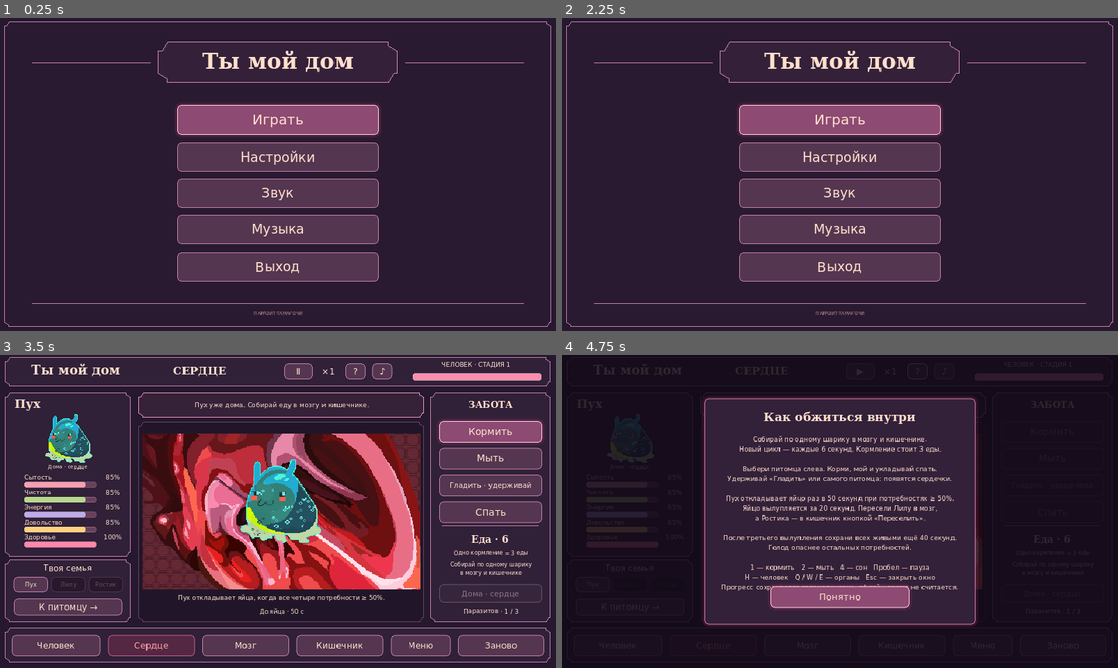
Above: before the commit, frames 1-4 (two rows, left to right).
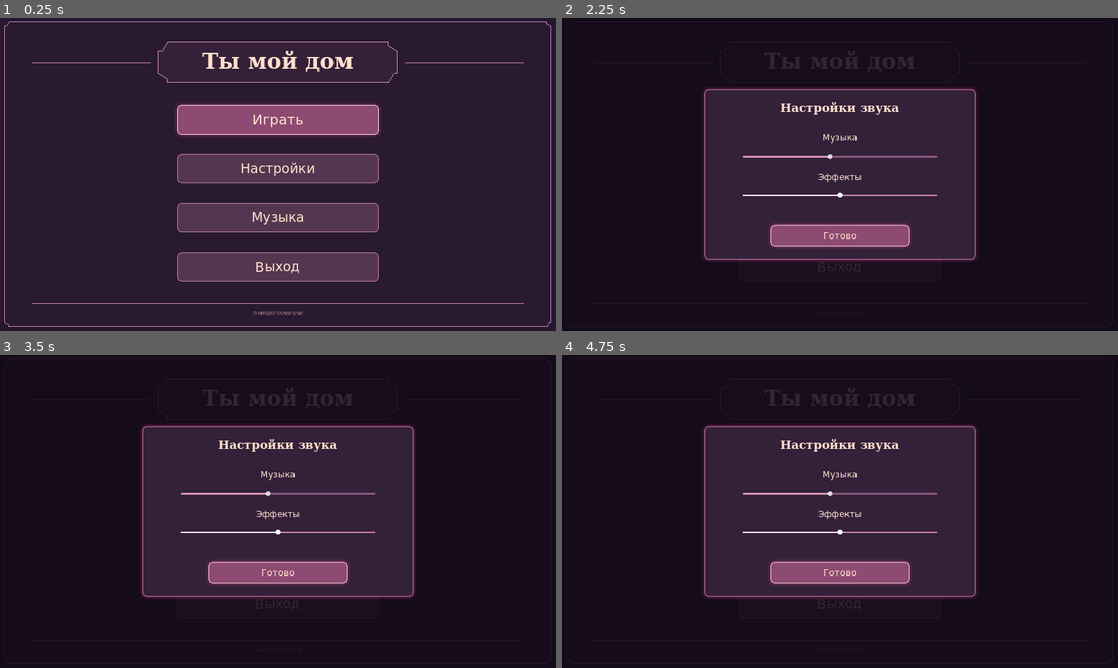
Above: after the commit, the same moments.

Repository: wgy2y84nh6-del/-
Game: Godot game, scene res://scenes/Main.tscn
The game is run twice, just before and just after one commit, with the same random seed, the same clock (stepped at 60 frames per second) and the same inputs.
Inputs (mouse positions are in pixels of both pictures, inside the frame that each line leads up to):
- Up to frame 1 (0.25 s): no input
- Up to frame 2 (2.25 s): click "Настройки" at 0.5 s; click (840, 193) at 1.25 s, where only the run before the commit has a clickable "Звук"; click "Музыка" at 2 s
- Up to frame 3 (3.5 s): click "Играть" at 2.75 s
- Up to frame 4 (4.75 s): click (917, 370) at 3.5 s, where only the run before the commit has a clickable "?"; click (945, 370) at 4.25 s, where only the run before the commit has a clickable "♪"

The runs differ from the first frame. In frame 1, 7.8% of the frame differs, in the area x 31-69%, y 39-73%; in frame 2, 24%; in frame 3, 81%, in the area x 0-99%, y 0-99%; in frame 4, 17%.

Commit message:
Apply targeted UI removals and modest food/hunger rebalance
Remove the Sound menu item and Wash action, and center the Pet label.
Keep the existing art, scene geometry, animation and 50/20/40 timers.
Food cycles now last 7 seconds; hunger drains at 0.56 points per second.
Floor cleanliness at 50 to prevent a soft lock after removing washing.

Validate 45 model checks, 23 scene/UI checks, 31 full browser checks
and 18 touch/audio/save checks, plus clean source ZIP import/startup.
Refresh the full Godot ZIP, Web ZIP, standalone HTML and checksums.

Diff:
--- a/downloads/SHA256.json
+++ b/downloads/SHA256.json
@@ -1,14 +1,14 @@
 {
   "You-Are-My-Home-Godot.zip": {
-    "bytes": 2880205,
-    "sha256": "a7a25145f113db5473c05ba4dcb99b6147bb6769c722468aa6c43780aa68033a"
+    "bytes": 2895292,
+    "sha256": "857e0dd846d88f0b4366a239964de7dc3142be35140e3f61cd120e4e28d046ed"
   },
   "You-Are-My-Home-Web.zip": {
-    "bytes": 10900540,
-    "sha256": "8274363e696936a2345333cc06661ae18636b4d32a5ed97ccb2025d7459f8e25"
+    "bytes": 10901656,
+    "sha256": "8c14584a03d23ddfdc2eb2b1848b507de5a79ae885de4298e3652e21f397f697"
   },
   "You-Are-My-Home.html": {
-    "bytes": 14714144,
-    "sha256": "44c16e92341738c8da1c906e899d2453f5e0f6a87a889c6f7966eefec2f32acd"
+    "bytes": 14713672,
+    "sha256": "7128b917652c03fbc961c6ef8c145d78a8512a4496f038928509039853178604"
   }
 }
--- a/scripts/game_state.gd
+++ b/scripts/game_state.gd
@@ -7,7 +7,9 @@
 const EGG_INTERVAL := 50.0
 const HATCH_TIME := 20.0
 const FINAL_TIME := 40.0
-const FOOD_CYCLE := 6.0
+const FOOD_CYCLE := 7.0
+const HUNGER_DRAIN := 0.56
+const CLEAN_FLOOR := 50.0 # No wash action: cleanliness cannot block reproduction.
 const MAX_PARASITES := 3
 const SAVE_VERSION := 1
 
@@ -59,8 +61,8 @@
 		if not p.alive:
 			continue
 		p.age += dt
-		p.hunger = maxf(0, p.hunger - 0.5 * pressure * dt)
-		p.clean = maxf(0, p.clean - 0.15 * pressure * dt)
+		p.hunger = maxf(0, p.hunger - HUNGER_DRAIN * pressure * dt)
+		p.clean = maxf(CLEAN_FLOOR, p.clean - 0.15 * pressure * dt)
 		p.joy = maxf(0, p.joy - 0.20 * pressure * dt)
 		if p.sleeping:
 			p.energy = minf(100, p.energy + 8.0 * dt)
@@ -138,14 +140,6 @@
 	event.emit("feed")
 	return true
 
-func wash() -> bool:
-	if not can_care():
-		return false
-	pets[selected].clean = minf(100, pets[selected].clean + 45)
-	notice = "%s снова чист." % pets[selected].name
-	event.emit("wash")
-	return true
-
 func sleep_toggle() -> bool:
 	if not can_care():
 		return false
--- a/scripts/main.gd
+++ b/scripts/main.gd
@@ -112,7 +112,6 @@
 		if mode == "game" and not is_instance_valid(overlay):
 			match event.keycode:
 				KEY_1: state.feed()
-				KEY_2: state.wash()
 				KEY_4: state.sleep_toggle()
 				KEY_SPACE: toggle_pause()
 				KEY_H: navigate("human")
@@ -272,9 +271,8 @@
 	text_node("Ты мой дом", Rect2(456, 66, 688, 116), 63, true, true)
 	var have_save := not read_saved_text().is_empty()
 	button("play", "Продолжить" if have_save else "Играть", Rect2(510, 250, 580, 86), start_or_resume, true, null, 40)
-	button("settings", "Настройки", Rect2(510, 358, 580, 84), show_settings, false, null, 38)
-	button("sound", "Звук", Rect2(510, 462, 580, 84), show_settings, false, null, 38)
-	button("music", "Музыка", Rect2(510, 566, 580, 84), show_settings, false, null, 38)
+	button("settings", "Настройки", Rect2(510, 391, 580, 84), show_settings, false, null, 38)
+	button("music", "Музыка", Rect2(510, 532, 580, 84), show_settings, false, null, 38)
 	button("exit", "Выход", Rect2(510, 674, 580, 84), show_exit, false, null, 38)
 	text_node("ПАРАЗИТ-ТАМАГОЧИ", Rect2(510, 837, 580, 24), 13).modulate = MUTED
 
@@ -360,8 +358,7 @@
 	labels["timers"] = text_node("", Rect2(416, 725, 788, 27), 17)
 	text_node("ЗАБОТА", Rect2(1260, 122, 304, 45), 26, true, true)
 	button("feed", "Кормить", Rect2(1264, 190, 296, 62), func(): state.feed(), true, null, 28)
-	button("wash", "Мыть", Rect2(1264, 267, 296, 62), func(): state.wash(), false, null, 28)
-	var pet_button := button("pet", "Гладить · удерживай", Rect2(1264, 344, 296, 62), func(): pass, false, null, 21)
+	var pet_button := button("pet", "Гладить", Rect2(1264, 305, 296, 62), func(): pass, false, null, 21)
 	pet_button.button_down.connect(func():
 		audio.unlock()
 		state.start_petting())
@@ -410,7 +407,6 @@
 	buttons["sleep"].text = "Разбудить" if p.sleeping else "Спать"
 	buttons["pause"].text = "▶" if state.paused else "Ⅱ"
 	buttons["feed"].disabled = state.paused or not state.result.is_empty()
-	buttons["wash"].disabled = state.paused or not state.result.is_empty()
 	buttons["pet"].disabled = state.paused or not state.result.is_empty()
 	buttons["sleep"].disabled = state.paused or not state.result.is_empty()
 	buttons["move"].disabled = state.paused or p.id == 1 or p.organ != "heart" or not state.result.is_empty()
@@ -423,7 +419,7 @@
 	if state.view == "human":
 		labels["caption"].text = "Один организм. %d маленьких жильца." % state.pets.size()
 	elif state.view in ["brain", "gut"]:
-		labels["caption"].text = "Нажми на шарик: +1 еда" if state.available_food[state.view] else "Шарик собран · новый через %d с" % ceili(6.0 - state.food_clock)
+		labels["caption"].text = "Нажми на шарик: +1 еда" if state.available_food[state.view] else "Шарик собран · новый через %d с" % ceili(ParasiteGame.FOOD_CYCLE - state.food_clock)
 	else:
 		labels["caption"].text = "Пух откладывает яйца, когда все четыре потребности ≥ 50%."
 	var timers := ""
@@ -510,7 +506,7 @@
 
 func show_help() -> void:
 	var ui := make_overlay("Как обжиться внутри", 650)
-	var instructions := "Собирай по одному шарику в мозгу и кишечнике.\nНовый цикл — каждые 6 секунд. Кормление стоит 3 еды.\n\nВыбери питомца слева. Корми, мой и укладывай спать.\nУдерживай «Гладить» или самого питомца: появятся сердечки.\n\nПух откладывает яйцо раз в 50 секунд при потребностях ≥ 50%.\nЯйцо вылупляется за 20 секунд. Пересели Лилу в мозг,\nа Ростика — в кишечник кнопкой «Переселить».\n\nПосле третьего вылупления сохрани всех живыми ещё 40 секунд.\nГолод опаснее остальных потребностей.\n\n1 — кормить   2 — мыть   4 — сон   Пробел — пауза\nH — челов …(109 unchanged characters)…
+	var instructions := "Собирай по одному шарику в мозгу и кишечнике.\nНовый цикл — каждые 7 секунд. Кормление стоит 3 еды.\n\nВыбери питомца слева. Корми, гладь и укладывай спать.\nУдерживай «Гладить» или самого питомца: появятся сердечки.\n\nПух откладывает яйцо раз в 50 секунд при потребностях ≥ 50%.\nЯйцо вылупляется за 20 секунд. Пересели Лилу в мозг,\nа Ростика — в кишечник кнопкой «Переселить».\n\nПосле третьего вылупления сохрани всех живыми ещё 40 секунд.\nГолод опаснее остальных потребностей.\n\n1 — кормить   4 — сон   Пробел — пауза\nH — челов …(109 unchanged characters)…
 	text_node(instructions, Rect2(435, 230, 730, 390), 19, true, false, ui)
 	button("help_back", "Понятно", Rect2(600, 665, 400, 62), close_overlay, true, ui, 27)
 
--- a/tests/test_game.gd
+++ b/tests/test_game.gd
@@ -27,20 +27,28 @@
 	for i in range(500):
 		s.set_view(["human", "heart", "brain", "gut"][i % 4])
 	check(not s.available_food.brain and s.available_food.gut and s.food == food + 1 and s.elapsed == 0, "500 navigations preserve inventory, slots and clocks")
-	s.tick(5.9)
+	s.tick(6.9)
 	check(not s.available_food.brain, "no early respawn")
 	s.tick(0.1)
-	check(s.available_food.brain, "respawn at next six-second cycle")
-	s.tick(18)
+	check(s.available_food.brain, "respawn at next seven-second cycle")
+	s.tick(21)
 	check(s.collect("gut") and not s.collect("gut"), "missed cycles do not stack food")
 	food = s.food
 	s.pets[0].hunger = 20
 	check(s.feed() and s.food == food - 3 and s.pets[0].hunger == 62, "feeding costs three and restores hunger")
 	s.food = 2
 	check(not s.feed() and s.food == 2, "insufficient food cannot be consumed")
-	s.pets[0].clean = 10
-	s.wash()
-	check(s.pets[0].clean == 55 and s.pets[0].hunger == 62, "wash changes cleanliness independently")
+	var clean_test = Model.new()
+	clean_test.pets[0].clean = 50.01
+	clean_test.tick(1)
+	check(clean_test.pets[0].clean == 50, "cleanliness stops at 50 percent without a wash action")
+	clean_test.pets[0].clean = 10
+	clean_test.tick(0.1)
+	check(clean_test.pets[0].clean == 50, "old low-cleanliness saves cannot soft-lock reproduction")
+	var drain_test = Model.new()
+	drain_test.tick(1)
+	check(absf(drain_test.pets[0].hunger - 84.44) < 0.0001, "base hunger drain is 0.56 points per second")
+	check(absf(drain_test.pets[0].clean - 84.85) < 0.0001 and absf(drain_test.pets[0].energy - 84.76) < 0.0001 and absf(drain_test.pets[0].joy - 84.8) < 0.0001, "other need decay rates remain unchanged")
 	s.set_view("heart")
 	s.pets[0].joy = 25
 	s.start_petting()
@@ -59,7 +67,7 @@
 	s.paused = true
 	s.tick(90)
 	check(s.export_state() == before, "pause freezes all simulation clocks and needs")
-	check(not s.feed() and not s.wash() and not s.collect("brain"), "pause blocks gameplay mutation")
+	check(not s.feed() and not s.collect("brain"), "pause blocks gameplay mutation")
 	s.paused = false
 	var restored = Model.new()
 	check(restored.import_state(before) and restored.export_state() == before, "save roundtrip restores complete simulation")
@@ -132,8 +140,6 @@
 		s.select_pet(i)
 		if s.pets[i].hunger < 65 and s.food >= 3:
 			s.feed()
-		if s.pets[i].clean < 65:
-			s.wash()
 		if s.pets[i].energy < 65 and not s.pets[i].sleeping:
 			s.sleep_toggle()
 		if s.pets[i].energy > 95 and s.pets[i].sleeping:
--- a/tests/test_ui.gd
+++ b/tests/test_ui.gd
@@ -21,15 +21,19 @@
 	check(main.mode == "menu", "F5 main scene opens the menu")
 	check(main.buttons.play.alignment == HORIZONTAL_ALIGNMENT_CENTER, "Play button uses genuine horizontal centering")
 	check(main.buttons.play.size == Vector2(580, 86), "menu button follows reference rectangle")
+	check(not main.buttons.has("sound") and main.buttons.has("music"), "menu removes Sound and preserves Music")
+	check(main.buttons.settings.position.y == 391 and main.buttons.music.position.y == 532, "remaining menu buttons are evenly spaced")
 	main.start_or_resume()
 	await process_frame
 	check(main.world.size == Vector2(800, 450), "organ image has unchanged 16:9 aspect")
 	check(main.world.position == Vector2(410, 225), "world position is independent of text alignment")
 	check(main.labels.view.horizontal_alignment == HORIZONTAL_ALIGNMENT_CENTER and main.labels.view.vertical_alignment == VERTICAL_ALIGNMENT_CENTER, "organ heading is centered in both dimensions")
 	var centered := true
-	for key in ["feed", "wash", "pet", "sleep", "human", "heart", "brain", "gut", "restart"]:
+	for key in ["feed", "pet", "sleep", "human", "heart", "brain", "gut", "restart"]:
 		centered = centered and main.buttons[key].alignment == HORIZONTAL_ALIGNMENT_CENTER
 	check(centered, "all game-action and navigation button texts are centered")
+	check(not main.buttons.has("wash") and main.buttons.pet.text == "Гладить", "care removes Wash and pet label contains only Гладить")
+	check(main.buttons.pet.position == Vector2(1264, 305) and main.buttons.sleep.position == Vector2(1264, 421), "care buttons reflow without moving sleep or other panels")
 	for i in range(3):
 		main.state.pets[0].age = i * 0.55
 		main.refresh()
--- /dev/null
+++ b/verification/update-browser-full.json
@@ -0,0 +1,232 @@
+{
+  "checks": [
+    "WASM loads and main menu renders",
+    "game starts with one resident in heart",
+    "awake animation alternates two frames in browser",
+    "food disappears and adds exactly +1 in brain",
+    "repeated click cannot collect same food",
+    "unclicked gut food survives navigation",
+    "gut food also adds exactly +1",
+    "feed button costs three and restores hunger",
+    "holding pet button shows exactly three hearts",
+    "release immediately removes hearts",
+    "direct resident press starts petting",
+    "release outside resident also stops hearts",
+    "sleep button restores energy and alternates sleep frames",
+    "sleep continues on human screen",
+    "resident can be awakened from another screen",
+    "pause freezes game timers",
+    "24 repeated navigations keep simulation active and resident anchored",
+    "touch navigation opens brain",
+    "touch collects food exactly once",
+    "resize preserves running state",
+    "resident 2 relocates manually to correct organ",
+    "resident 2 occupies reference anchor after relocation",
+    "resident 3 relocates manually to correct organ",
+    "resident 3 occupies reference anchor after relocation",
+    "full browser playthrough reaches good ending with all three alive",
+    "browser final timer runs for actual forty simulation seconds",
+    "all three residents remain in assigned homes at ending",
+    "no extra egg or fourth resident",
+    "stage-three music is playing at ending",
+    "browser save survives page reload",
+    "no browser JavaScript/Godot errors during full playthrough"
+  ],
+  "errors": [],
+  "events": [
+    {
+      "kind": "hatch",
+      "count": 2,
+      "at": 71.1260777777781,
+      "final": -1
+    },
+    {
+      "kind": "hatch",
+      "count": 3,
+      "at": 123.840040740741,
+      "final": 36.2826925925926
+    }
+  ],
+  "finalDuration": 40.06395555555639,
+  "finishedAt": 160.18668888889,
+  "restoredState": {
+    "available_food": {
+      "brain": false,
+      "gut": false
+    },
+    "effects_volume": 0.65,
+    "egg_left": -1,
+    "elapsed": 160.18668888889,
+    "final_left": 0,
+    "food": 26,
+    "food_clock": 6.18690888888884,
+    "hearts": 0,
+    "mode": "game",
+    "music_playing": true,
+    "music_stage": 3,
+    "music_volume": 0.45,
+    "notice": "Человек умер. Все трое живы — теперь это ваш дом.",
+    "overlay": true,
+    "paused": true,
+    "pets": [
+      {
+        "age": 160.18668888889,
+        "alive": true,
+        "clean": 56.675558,
+        "energy": 92.3191244799999,
+        "health": 100,
+        "hunger": 86.68625536,
+        "id": 1,
+        "joy": 81.6267706666668,
+        "name": "Пух",
+        "organ": "heart",
+        "sleeping": false
+      },
+      {
+        "age": 90.1311555555556,
+        "alive": true,
+        "clean": 67.1838880000001,
+        "energy": 90.9471615999999,
+        "health": 100,
+        "hunger": 78.7314688,
+        "id": 2,
+        "joy": 77.5423839999994,
+        "name": "Лилу",
+        "organ": "brain",
+        "sleeping": false
+      },
+      {
+        "age": 40.0639555555556,
+        "alive": true,
+        "clean": 76.3461855999997,
+        "energy": 71.1538969599998,
+        "health": 100,
+        "hunger": 83.69099904,
+        "id": 3,
+        "joy": 73.4615807999999,
+        "name": "Ростик",
+        "organ": "gut",
+        "sleeping": false
+      }
+    ],
+    "petting": false,
+    "placements": [
+      {
+        "frame": 1,
+        "id": 1,
+        "organ": "heart",
+        "x": 112,
+        "y": 42
+      },
+      {
+        "frame": 0,
+        "id": 2,
+        "organ": "brain",
+        "x": 112,
+        "y": 42
+      },
+      {
+        "frame": 1,
+        "id": 3,
+        "organ": "gut",
+        "x": 112,
+        "y": 78
+      }
+    ],
+    "reproduction_clock": 19.9753,
+    "result": "win",
+    "selected": 2,
+    "version": 1,
+    "view": "gut"
+  },
+  "lastState": {
+    "available_food": {
+      "brain": false,
+      "gut": false
+    },
+    "effects_volume": 0.65,
+    "egg_left": -1,
+    "elapsed": 160.18668888889,
+    "final_left": 0,
+    "food": 26,
+    "food_clock": 6.18690888888884,
+    "hearts": 0,
+    "mode": "game",
+    "music_playing": true,
+    "music_stage": 3,
+    "music_volume": 0.45,
+    "notice": "Человек умер. Все трое живы — теперь это ваш дом.",
+    "overlay": true,
+    "paused": true,
+    "pets": [
+      {
+        "age": 160.18668888889,
+        "alive": true,
+        "clean": 56.675558,
+        "energy": 92.3191244799999,
+        "health": 100,
+        "hunger": 86.68625536,
+        "id": 1,
+        "joy": 81.6267706666668,
+        "name": "Пух",
+        "organ": "heart",
+        "sleeping": false
+      },
+      {
+        "age": 90.1311555555556,
+        "alive": true,
+        "clean": 67.1838880000001,
+        "energy": 90.9471615999999,
+        "health": 100,
+        "hunger": 78.7314688,
+        "id": 2,
+        "joy": 77.5423839999994,
+        "name": "Лилу",
+        "organ": "brain",
+        "sleeping": false
+      },
+      {
+        "age": 40.0639555555556,
+        "alive": true,
+        "clean": 76.3461855999997,
+        "energy": 71.1538969599998,
+        "health": 100,
+        "hunger": 83.69099904,
+        "id": 3,
+        "joy": 73.4615807999999,
+        "name": "Ростик",
+        "organ": "gut",
+        "sleeping": false
+      }
+    ],
+    "petting": false,
+    "placements": [
+      {
+        "frame": 1,
+        "id": 1,
+        "organ": "heart",
+        "x": 112,
+        "y": 42
+      },
+      {
+        "frame": 0,
+        "id": 2,
+        "organ": "brain",
+        "x": 112,
+        "y": 42
+      },
+      {
+        "frame": 1,
+        "id": 3,
+        "organ": "gut",
+        "x": 112,
+        "y": 78
+      }
+    ],
+    "reproduction_clock": 19.9753,
+    "result": "win",
+    "selected": 2,
+    "version": 1,
+    "view": "gut"
+  }
+}
--- /dev/null
+++ b/verification/update-browser-smoke.json
@@ -0,0 +1,180 @@
+{
+  "checks": [
+    "browser carrier loads Godot and renders menu",
+    "real user gesture starts audible Web Audio output",
+    "touch navigation works",
+    "touch collects one food and removes it",
+    "touch cannot collect food twice",
+    "held touch shows three hearts",
+    "touch release removes hearts",
+    "screen switch during touch cancels hearts",
+    "music slider is independent of effects slider",
+    "effects slider can mute effects",
+    "both zero sliders produce silence in actual Web Audio graph",
+    "restoring music volume restores real audio output",
+    "pause remains stable across a music loop",
+    "music loops with measurable output after twelve seconds",
+    "portrait viewport preserves proportions and touch coordinates",
+    "reload restores state without counting time spent loading",
+    "independent audio settings persist after reload",
+    "no browser resource, JavaScript or Godot errors"
+  ],
+  "errors": [],
+  "audio": {
+    "initialRms": 0.01565971560818912,
+    "mutedRms": 0.000018878237429668253,
+    "restoredRms": 0.07690826828298367,
+    "afterLoopRms": 0.05563011875750266
+  },
+  "browser": "154.0.8037.57",
+  "portraitState": {
+    "available_food": {
+      "brain": true,
+      "gut": true
+    },
+    "effects_volume": 1,
+    "egg_left": -1,
+    "elapsed": 13.5355,
+    "final_left": -1,
+    "food": 7,
+    "food_clock": 6.53550999999999,
+    "hearts": 0,
+    "mode": "game",
+    "music_playing": true,
+    "music_stage": 1,
+    "music_volume": 1,
+    "notice": "+1 еда. Для одного кормления нужно 3.",
+    "overlay": false,
+    "paused": false,
+    "pets": [
+      {
+        "age": 13.5355,
+        "alive": true,
+        "clean": 82.969675,
+        "energy": 81.7514799999999,
+        "health": 100,
+        "hunger": 77.4201200000003,
+        "id": 1,
+        "joy": 98.6777666666669,
+        "name": "Пух",
+        "organ": "heart",
+        "sleeping": false
+      }
+    ],
+    "petting": false,
+    "placements": [
+      {
+        "frame": 0,
+        "id": 1,
+        "organ": "heart",
+        "x": 112,
+        "y": 42
+      }
+    ],
+    "reproduction_clock": 13.5355,
+    "result": "",
+    "selected": 0,
+    "version": 1,
+    "view": "gut"
+  },
+  "beforeReload": {
+    "available_food": {
+      "brain": true,
+      "gut": true
+    },
+    "effects_volume": 1,
+    "egg_left": -1,
+    "elapsed": 13.8879333333333,
+    "final_left": -1,
+    "food": 7,
+    "food_clock": 6.88794333333332,
+    "hearts": 0,
+    "mode": "game",
+    "music_playing": true,
+    "music_stage": 1,
+    "music_volume": 1,
+    "notice": "+1 еда. Для одного кормления нужно 3.",
+    "overlay": false,
+    "paused": false,
+    "pets": [
+      {
+        "age": 13.8879333333333,
+        "alive": true,
+        "clean": 82.91681,
+        "energy": 81.6668959999999,
+        "health": 100,
+        "hunger": 77.2227573333337,
+        "id": 1,
+        "joy": 98.6072800000003,
+        "name": "Пух",
+        "organ": "heart",
+        "sleeping": false
+      }
+    ],
+    "petting": false,
+    "placements": [
+      {
+        "frame": 1,
+        "id": 1,
+        "organ": "heart",
+        "x": 112,
+        "y": 42
+      }
+    ],
+    "reproduction_clock": 13.8879333333333,
+    "result": "",
+    "selected": 0,
+    "version": 1,
+    "view": "gut"
+  },
+  "afterReload": {
+    "available_food": {
+      "brain": true,
+      "gut": true
+    },
+    "effects_volume": 1,
+    "egg_left": -1,
+    "elapsed": 15.1712333333333,
+    "final_left": -1,
+    "food": 7,
+    "food_clock": 1.17125333333332,
+    "hearts": 0,
+    "mode": "game",
+    "music_playing": true,
+    "music_stage": 1,
+    "music_volume": 1,
+    "notice": "+1 еда. Для одного кормления нужно 3.",
+    "overlay": false,
+    "paused": false,
+    "pets": [
+      {
+        "age": 15.1712333333333,
+        "alive": true,
+        "clean": 82.724315,
+        "energy": 81.3589039999999,
+        "health": 100,
+        "hunger": 76.5041093333337,
+        "id": 1,
+        "joy": 98.3506200000004,
+        "name": "Пух",
+        "organ": "heart",
+        "sleeping": false
+      }
+    ],
+    "petting": false,
+    "placements": [
+      {
+        "frame": 1,
+        "id": 1,
+        "organ": "heart",
+        "x": 112,
+        "y": 42
+      }
+    ],
+    "reproduction_clock": 15.1712333333333,
+    "result": "",
+    "selected": 0,
+    "version": 1,
+    "view": "gut"
+  }
+}
Not shown, added: verification/update-archive-validation.txt
Not shown, added: verification/update-model-tests.txt
Not shown, added: verification/update-ui-tests.txt
Not shown, changed: DOWNLOAD.md
Not shown, changed: SOURCE_FILES.sha256
Not shown, changed: TEST_REPORT.md
Not shown, changed: downloads/You-Are-My-Home-Godot.zip
Not shown, changed: downloads/You-Are-My-Home-Web.zip
Not shown, changed: downloads/You-Are-My-Home.html
